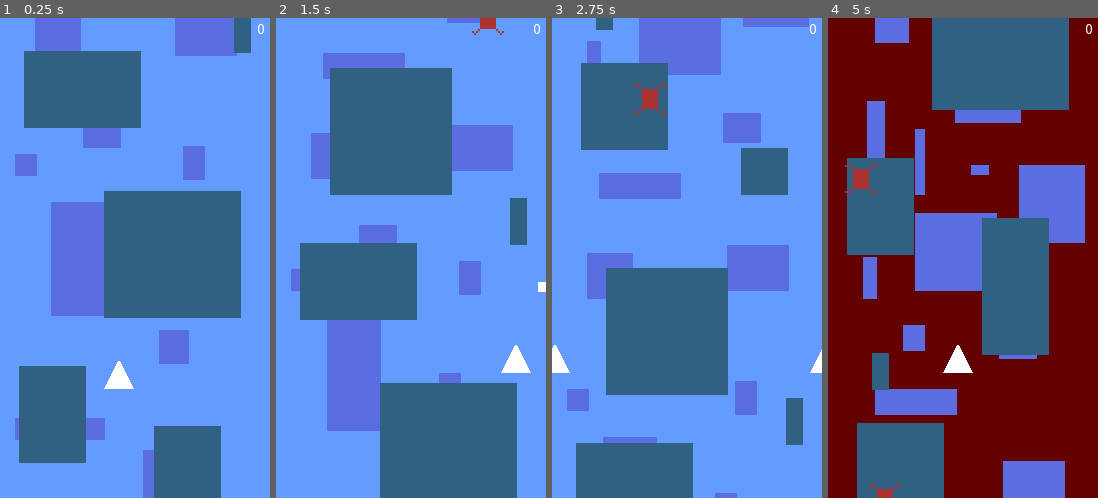
Above: before the commit, frames 1-4 (left to right).
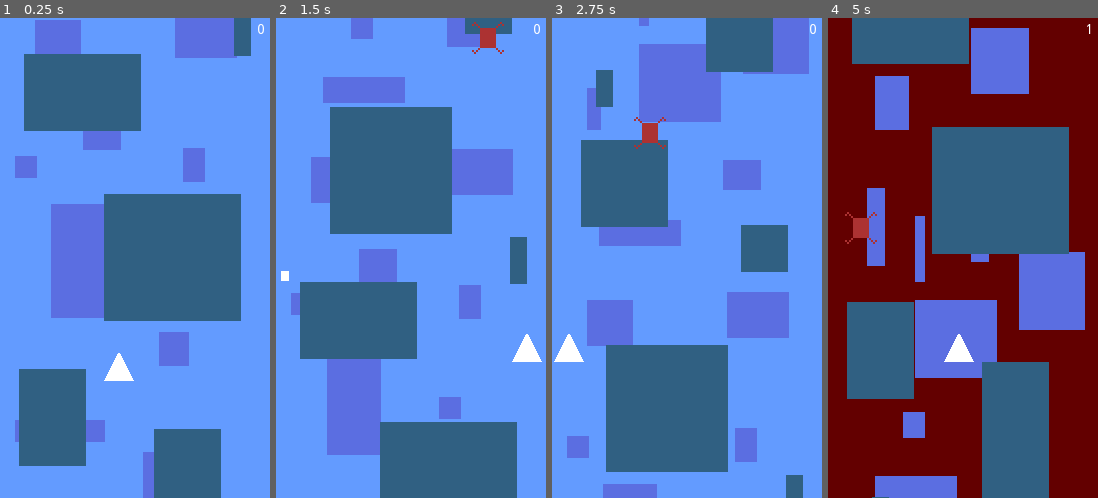
Above: after the commit, the same moments.

Repository: elektito/reverse-streak
Game: Godot game, scene res://Game.tscn
Same seed, same stepped clock (60 frames per second), same inputs: the game is played once before the commit and once after it.
Inputs:
- Up to frame 1 (0.25 s): no input
- Up to frame 2 (1.5 s): hold Right (right) 0.53-1.28 s; tap Space (shoot) at 0.6, 1.35 s; hold Left (left) from 1.28 s (still down)
- Up to frame 3 (2.75 s): release Left (left) at 2.03 s; hold Right (right) from 2.03 s (still down); tap Space (shoot) at 2.1 s
- Up to frame 4 (5 s): tap Space (shoot) at 2.85, 3.6, 4.35 s; release Right (right) at 3.53 s; hold Left (left) from 3.53 s (still down)

The runs differ from the first frame. In frame 1, 2.7% of the frame differs, in the area x 5-93%, y 0-94%; in frame 2, 28%; in frame 3, 48%; in frame 4, 64%, in the area x 6-98%, y 0-100%.

Commit message:
Adjust speeds

Diff:
--- a/Game.gd
+++ b/Game.gd
@@ -1,7 +1,7 @@
 extends Control
 
-const HORIZONTAL_SPEED := 220.0
-const VERTICAL_SPEED := 320.0
+const HORIZONTAL_SPEED := 240.0
+const VERTICAL_SPEED := 380.0
 
 var score := 0
 var reversed := false
